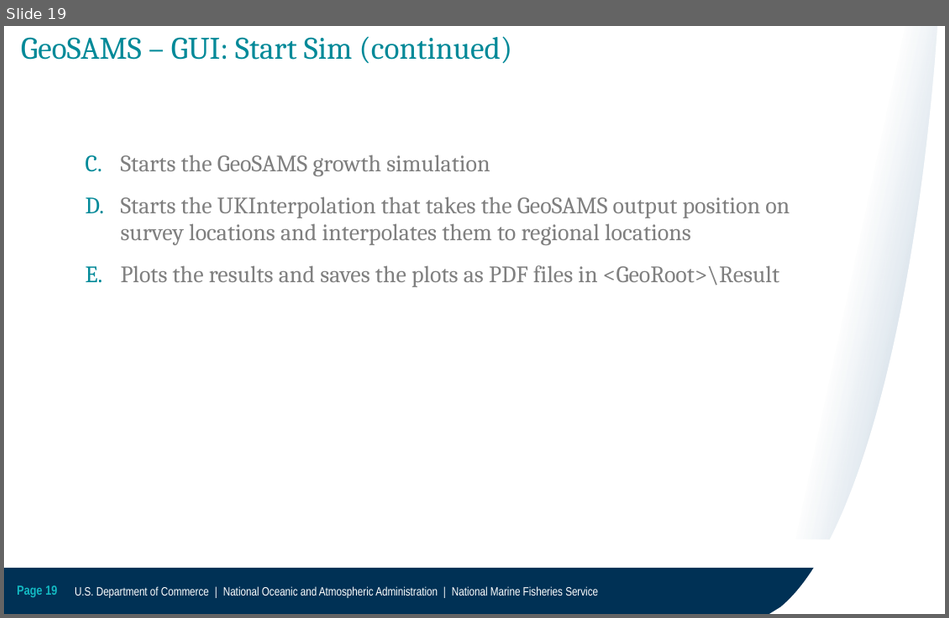
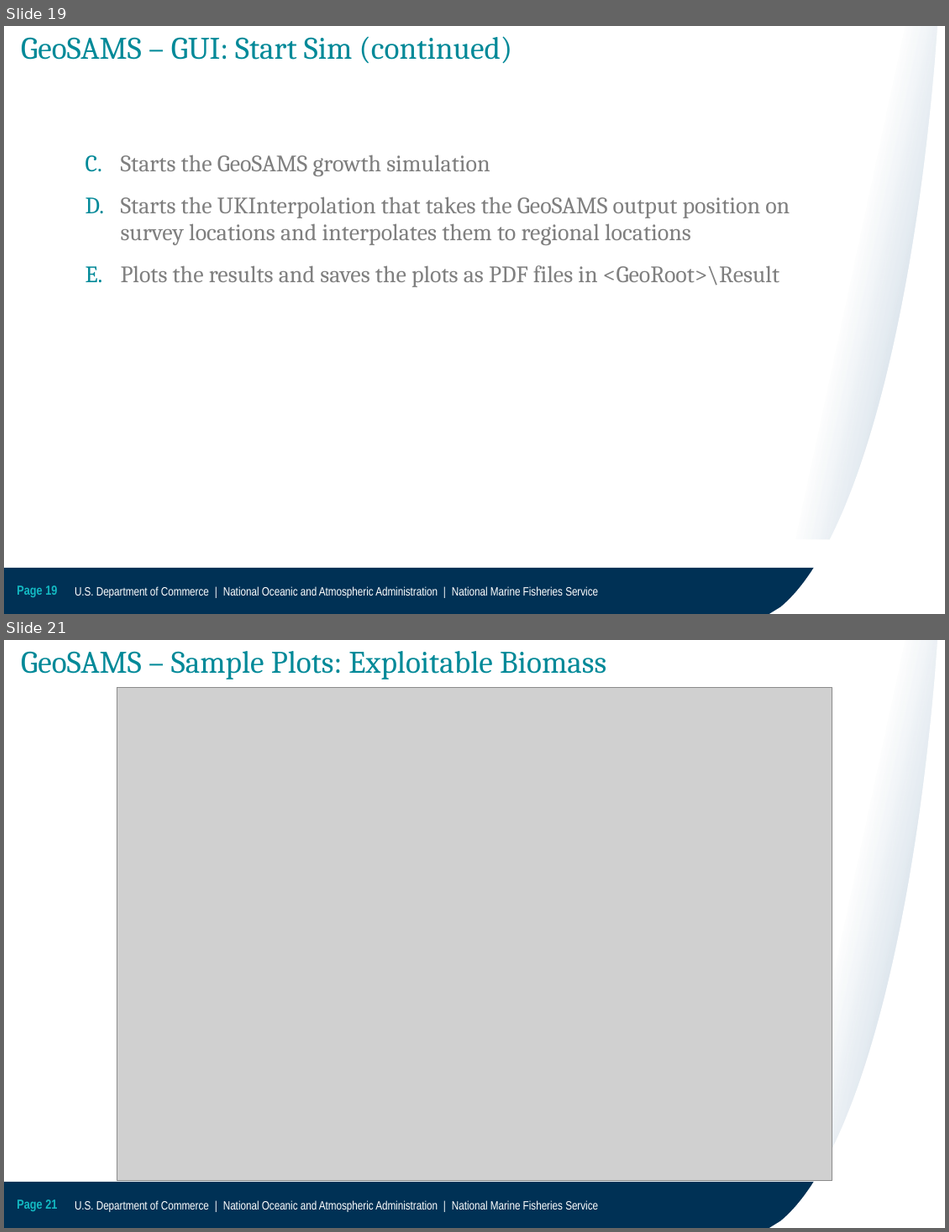
Before and after one commit to NEFSC/READ-PDP-GeoSAMS, a slide deck: docs/GeoSAMS.pptx. Shown one above the other, each under a label of ours: slide 19 before the commit, slides 19 and 21 after it; the slides between them are not shown. The pictures are 949x618 and 949x1232 pixels, drawn with LibreOffice and Linux fonts; fonts in the diff are those of the drawing; grey boxes stand for pictures; background and template pictures are left out. Boxes give left, top, right and bottom in pixels: in the first picture for what was removed or moved away, otherwise in the second. Text is boxed around its words. In the diff, an @@ line names an element or a change of style, - is before the commit and + after.

```diff
--- a/docs/GeoSAMS.pptx
+++ b/docs/GeoSAMS.pptx
@@ slide 21 added at (4,640,945,1228), background #FFFFFF; not listed: 5 template elements that a slide beside it also shows @@
@@ title added at (21,651,606,679), 24 pt, text #008998 @@
+GeoSAMS – Sample Plots: Exploitable Biomass
@@ picture added at (117,688,832,1181) @@
```
Also in this commit, not shown: 2 slides changed, 1 other slide added, 8 other files.
